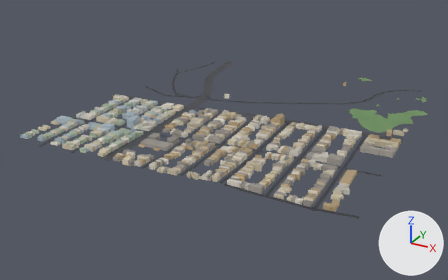
The glTF model public/tiles/tile_5_14.glb as it was, and as the next commit left it.
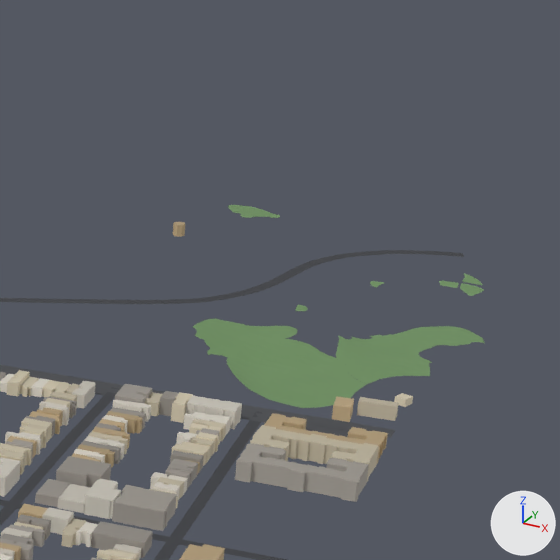
Old and new are each drawn whole from a camera (50 mm lens) standing at (-2080.0, -4076.0, 671.0) and looking at (-2802.0, -2764.0, 15.0) and again close up on the part from 66% to 100% of the width and 8% to 62% of the height. Arrows for +X, +Y and +Z are at lower right; the lights stay in place. The first two pictures are the older version. Where no turn or scale is listed for an object, it has been applied to the vertices.

The older version as bpy lines, for what is in view:
```python
me_bld_5_14 = bpy.data.meshes.new('bld_5_14')
me_bld_5_14.from_pydata(...)  # 12278 vertices, 17192 faces; spans x -415.0..415.0, y -364.0..364.0, z -18.0..18.0
me_bld_5_14.materials.append(mat_cityvc)
me_grn_5_14 = bpy.data.meshes.new('grn_5_14')
me_grn_5_14.from_pydata(...)  # 582 vertices, 843 faces; spans x -122.0..122.0, y -173.0..173.0, z -11.0..11.0
me_grn_5_14.materials.append(mat_cityvc)
me_road_5_14 = bpy.data.meshes.new('road_5_14')
me_road_5_14.from_pydata(...)  # 1930 vertices, 1778 faces; spans x -420.0..420.0, y -413.0..413.0, z -15.0..15.0
me_road_5_14.materials.append(mat_cityvc)
ob_bld_5_14 = bpy.data.objects.new('bld_5_14', me_bld_5_14)
ob_bld_5_14.location = (-2772.0, -2749.9, 81.2)
ob_grn_5_14 = bpy.data.objects.new('grn_5_14', me_grn_5_14)
ob_grn_5_14.location = (-2470.6, -2467.6, 76.2)
ob_road_5_14 = bpy.data.objects.new('road_5_14', me_road_5_14)
ob_road_5_14.location = (-2759.5, -2713.4, 74.0)
```
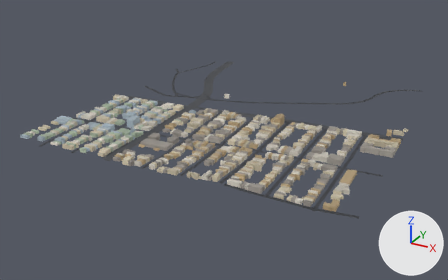
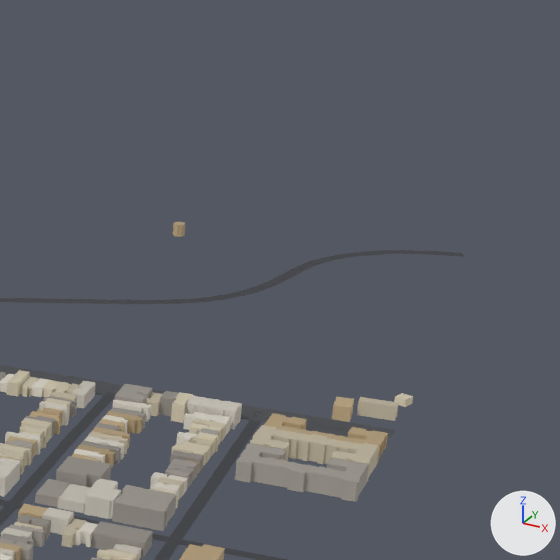
Where the change shows, as pixel boxes (x1, y1, x2, y2) in the close-ups (560 x 560 px):
'grn_5_14', deleted (green)
    before: (193, 205, 485, 408)

The change, as a diff of the scene's bpy script:
```diff
--- a/public/tiles/tile_5_14.glb.py
+++ b/public/tiles/tile_5_14.glb.py
@@ ob_grn_5_14 @@
-ob_grn_5_14 = bpy.data.objects.new('grn_5_14', me_grn_5_14)
-ob_grn_5_14.location = (-2470.6, -2467.6, 76.2)
```
